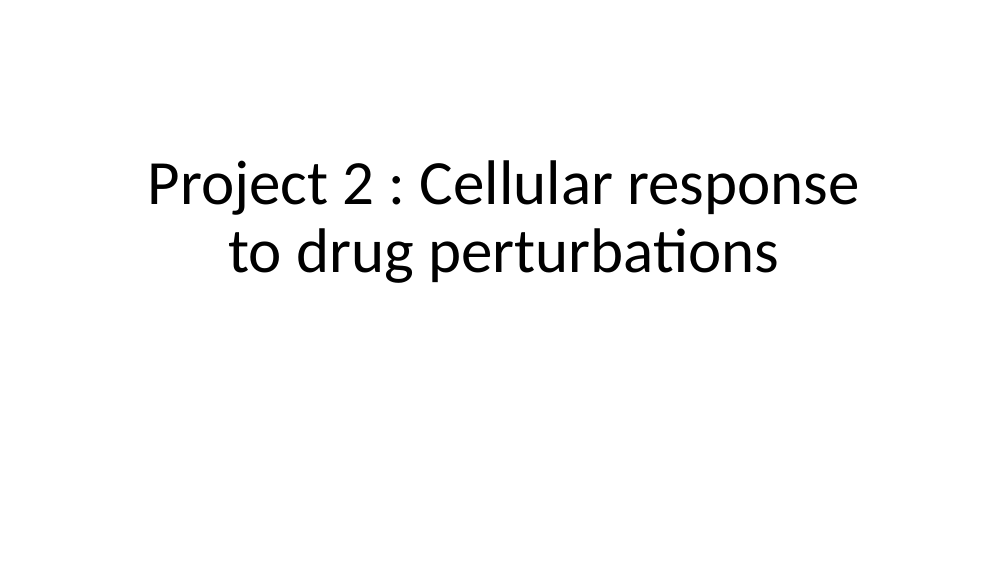
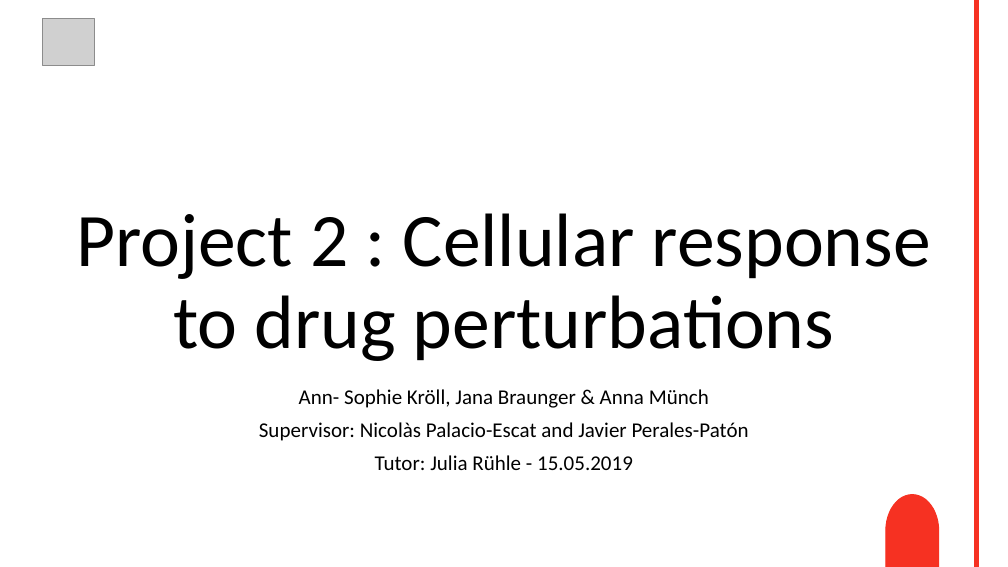
Before and after one commit to datascience-mobi/group-04-project-2-4, a slide deck: slide 1 of Project proposal.pptx. Drawn at 1008x567 pixels with LibreOffice and Linux fonts; fonts in the diff are those of the drawing; grey boxes stand for pictures; background and template pictures are left out. Boxes give left, top, right and bottom in pixels: in the first picture for what was removed or moved away, otherwise in the second. Text is boxed around its words. In the diff, an @@ line names an element or a change of style, - is before the commit and + after.

```diff
--- a/Project proposal.pptx
+++ b/Project proposal.pptx
@@ picture added at (42, 19, 95, 66) @@
@@ rectangle added at (975, 0, 979, 567), fill #F63122, outline #F63122 1 pt @@
@@ title "Project 2 : Cellular response ...": place and size @@
-title "Project 2 : Cellular response ..." at (148, 160, 859, 283)
+title "Project 2 : Cellular response ..." at (76, 213, 931, 361)
@@ title "Project 2 : Cellular response ..." at (76, 213, 931, 361): size 60 to 72 pt @@
@@ subtitle added at (259, 389, 749, 470), 20 pt, text #000000 @@
+Ann- Sophie Kröll, Jana Braunger & Anna Münch
+Supervisor: Nicolàs Palacio-Escat and Javier Perales-Patón
+Tutor: Julia Rühle - 15.05.2019
@@ flow chart delay added at (886, 495, 939, 567), fill #F63122, outline #F63122 1 pt @@
```
Also in this commit, not shown: 6 other slides changed.
